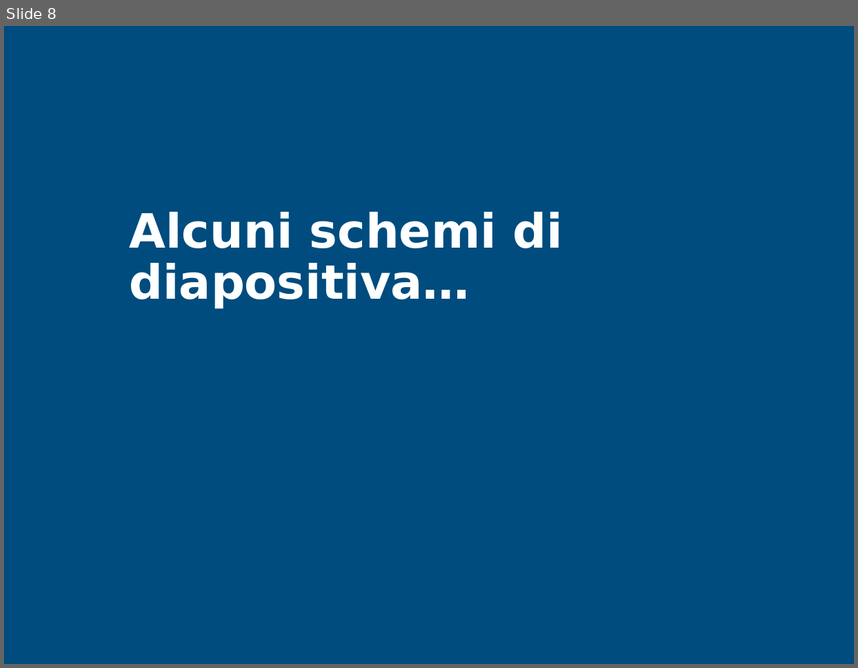
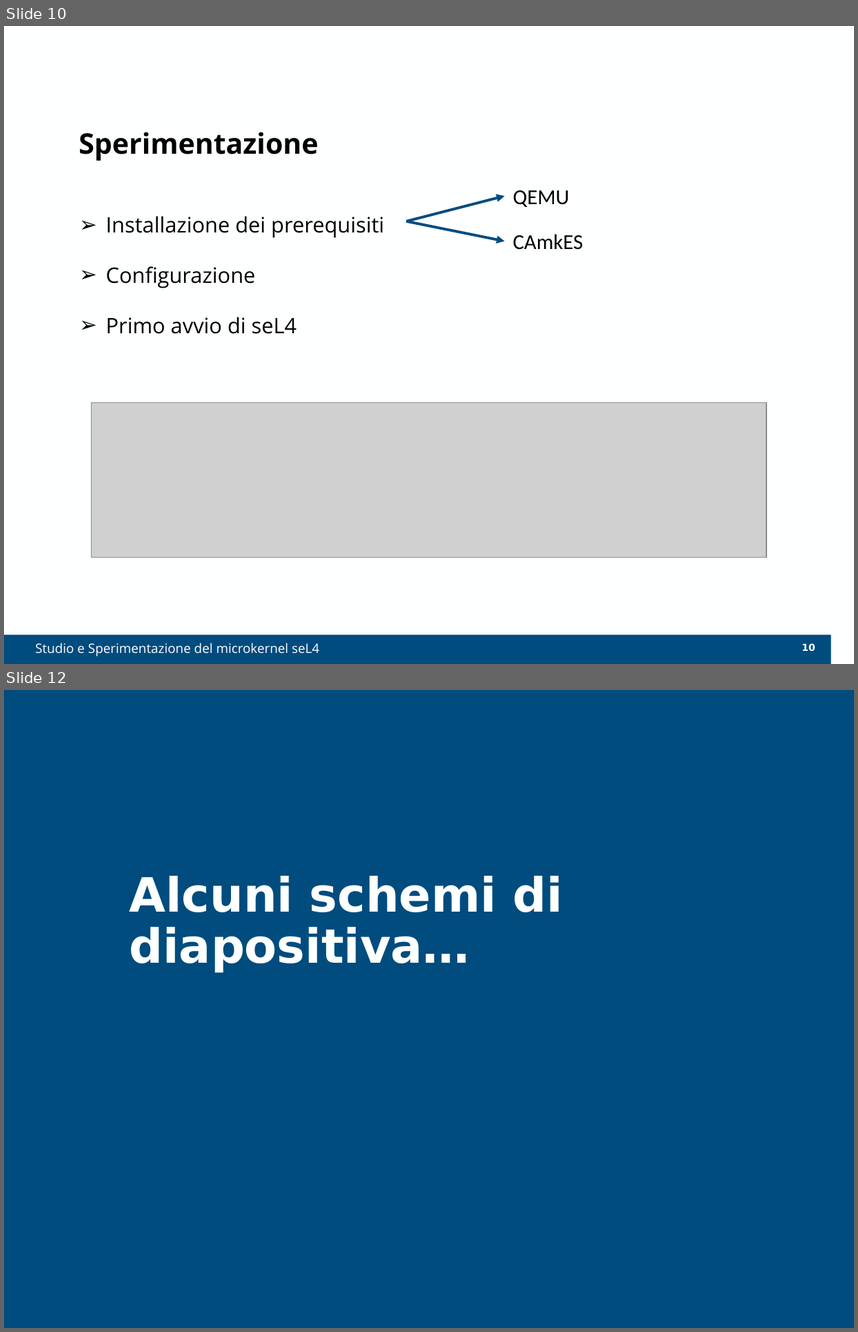
Before and after one commit to Elia-dev/Tesi, a slide deck: Presentazione.pptx. Shown one above the other, each under a label of ours: slide 8 before the commit, slides 10 and 12 after it; the slides between them are not shown. The pictures are 858x668 and 858x1332 pixels, drawn with LibreOffice and Linux fonts; fonts in the diff are those of the drawing; grey boxes stand for pictures; background and template pictures are left out. Boxes give left, top, right and bottom in pixels: in the first picture for what was removed or moved away, otherwise in the second. Text is boxed around its words. In the diff, an @@ line names an element or a change of style, - is before the commit and + after.

```diff
--- a/Presentazione.pptx
+++ b/Presentazione.pptx
@@ slide 10 added at (4, 26, 854, 664), background #FEFFFF @@
@@ title added at (79, 132, 318, 161), 24 pt, text #000000, bold @@
+Sperimentazione
@@ text added at (513, 190, 570, 207), 18 pt, text #000000 @@
+QEMU
@@ arrow added from (406, 221) to (505, 196), #004C7E 2.25 pt @@
@@ text added at (106, 216, 384, 334), 18 pt, text #000000 @@
+➢ Installazione dei prerequisiti
+➢ Configurazione
+➢ Primo avvio di seL4
@@ arrow added from (406, 221) to (505, 241), #004C7E 2.25 pt @@
@@ text added at (513, 234, 584, 250), 18 pt, text #000000 @@
+CAmkES
@@ picture added at (92, 403, 766, 557) @@
@@ rectangle added at (4, 635, 831, 664), fill #004C7E @@
@@ text added at (35, 642, 319, 656), 11 pt, text #FFFFFF @@
+Studio e Sperimentazione del microkernel seL4
@@ page number added at (802, 643, 815, 651), 8.2 pt, text #FEFFFF, bold @@
+10
@@ what was slide 8 is now slide 12 @@
```
Also in this commit, not shown: 3 slides changed, 3 other slides added.
